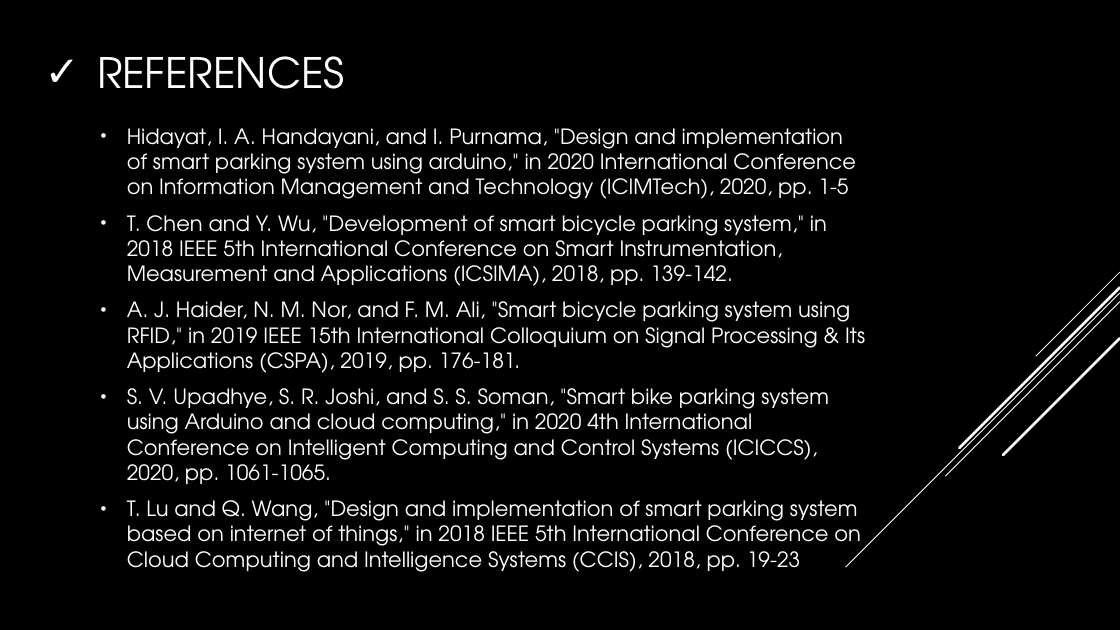
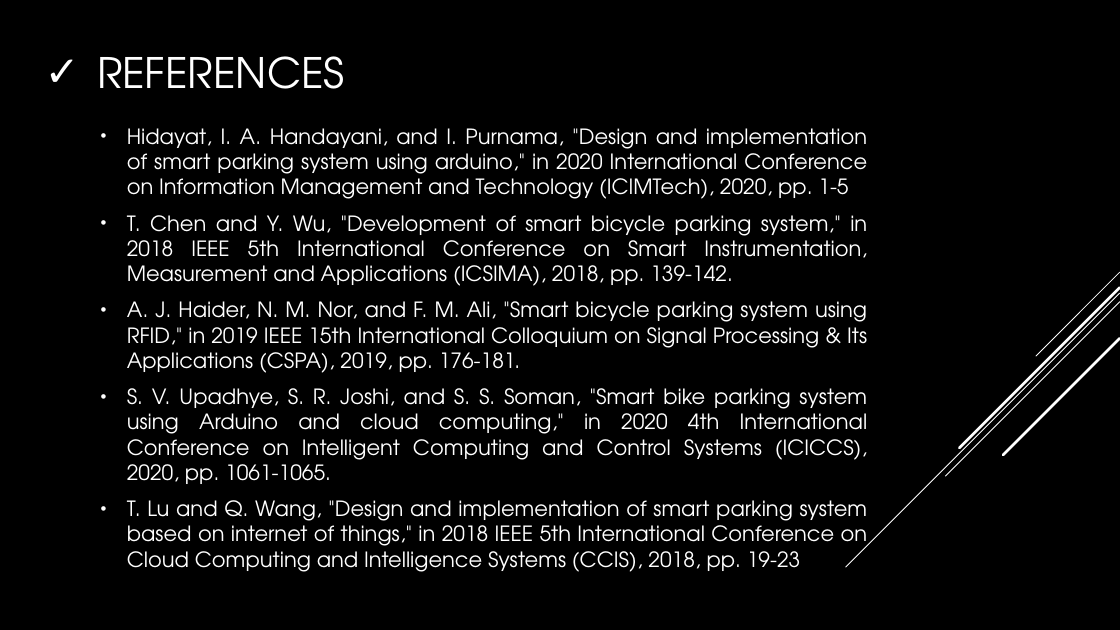
Before and after one commit to istyaque-ahammed/Technical-Writing-and-Presentation, a slide deck: slide 10 of Technical_Presentation.pptx (slide 9 before the commit). Drawn at 1120x630 pixels with LibreOffice and Linux fonts; fonts in the diff are those of the drawing. Boxes give left, top, right and bottom in pixels: in the first picture for what was removed or moved away, otherwise in the second. Text is boxed around its words. In the diff, an @@ line names an element or a change of style, - is before the commit and + after.

```diff
--- a/Technical_Presentation.pptx
+++ b/Technical_Presentation.pptx
@@ text "Hidayat, I. A. Handayani, and ..." at <box>127,128,868,572</box>: alignment left to justified @@
```
Also in this commit, not shown: 5 other slides changed, 1 slide added.
